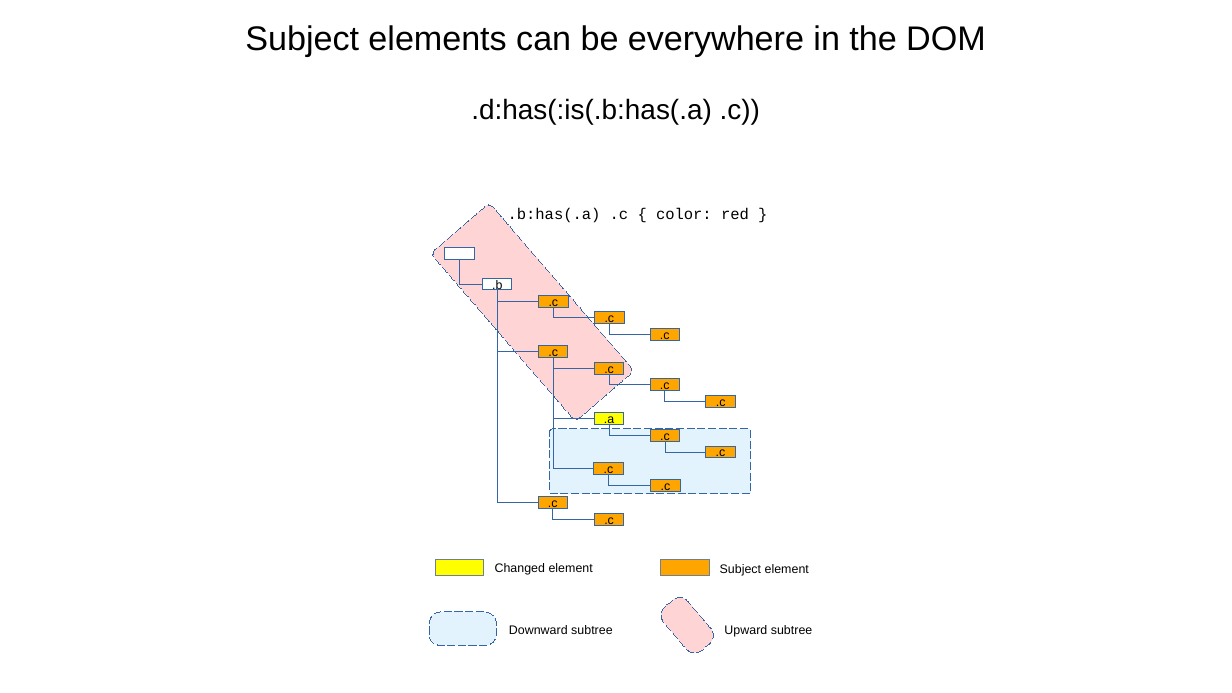
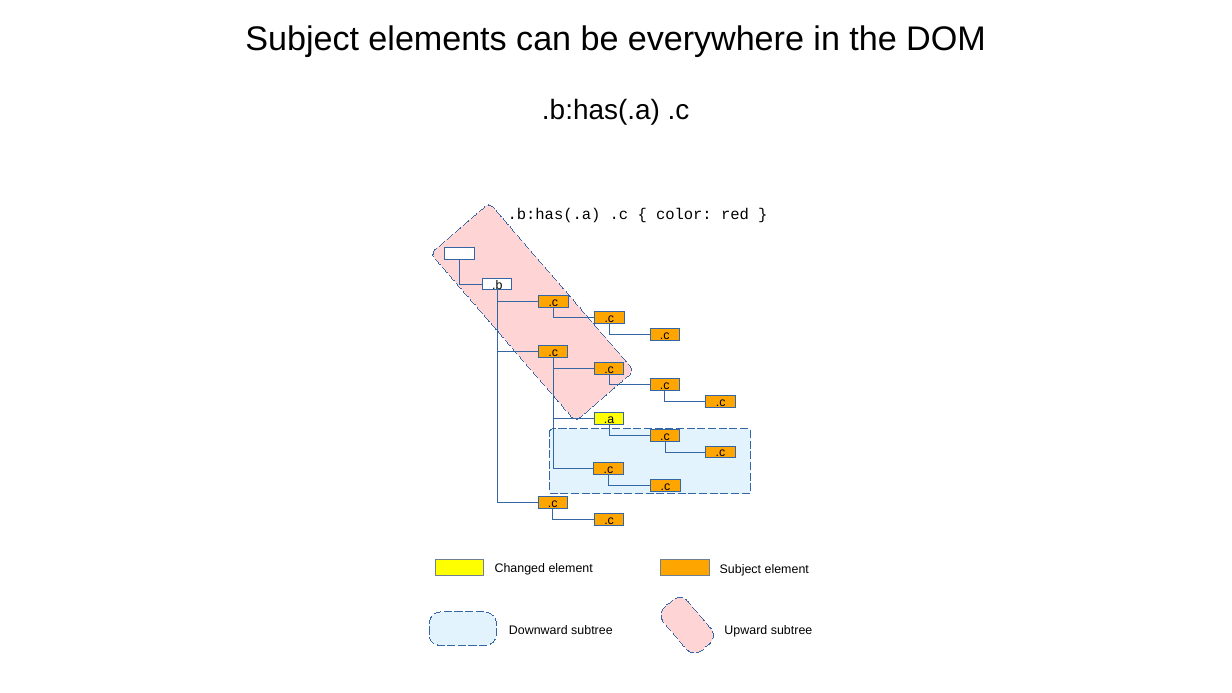
Before and after one commit to Igalia/explainers, a slide deck: slide 40 of css/has/images/has_invalidation.odp. Drawn at 1232x693 pixels with LibreOffice and Linux fonts; fonts in the diff are those of the drawing. Boxes give left, top, right and bottom in pixels: in the first picture for what was removed or moved away, otherwise in the second. Text is boxed around its words. In the diff, an @@ line names an element or a change of style, - is before the commit and + after.

```diff
--- a/css/has/images/has_invalidation.odp
+++ b/css/has/images/has_invalidation.odp
@@ text at (x1=245, y1=25, x2=986, y2=124): text changed @@
-Subject elements can be everywhere in the DOM
-.d:has(:is(.b:has(.a) .c))
+Subject elements can be everywhere in the DOM
+.b:has(.a) .c
```
Also in this commit, not shown: 4 slides added, 4 other files.
